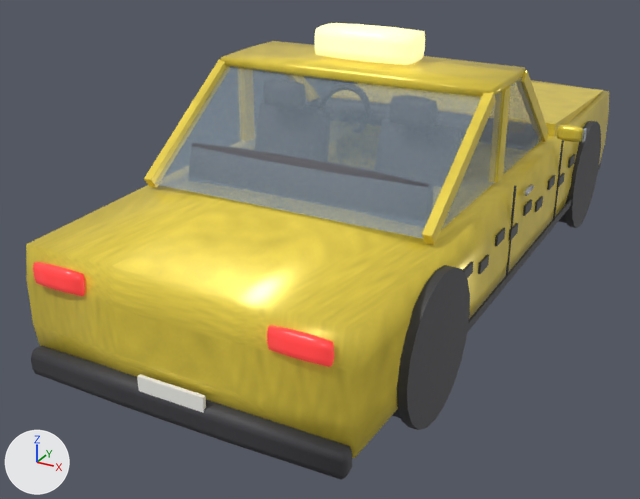
A saved change to the glTF model models/taxi.glb.
Rendered twice from a 50 mm lens placed at (2.19, -4.9, 1.74), pointed at (-0.27, -0.43, -0.5). Lighting does not change. The marker at lower left points along +X, +Y and +Z. The older version comes first. Where no turn or scale is listed for an object, it has been applied to the vertices. Vertices at exactly the same position are counted once.

Objects in the first picture: 'taxi_body'.
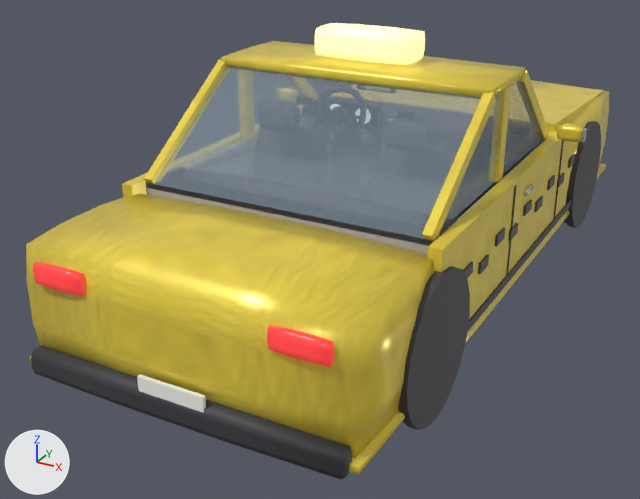
Where the change shows, as pixel boxes (x1, y1, x2, y2) in the pictures (640 x 499 px; the box of a moved part takes in the faces that stretch with it):
part 1 of me_taxi, added: after (122, 172, 148, 197)
part 2 of me_taxi, added: after (427, 123, 575, 337)
part 3 of me_taxi, added (mostly hidden): after (457, 141, 544, 220)
part 4 of me_taxi, moved or reshaped (not visible afterwards): before (191, 143, 429, 187)
part 5 of me_taxi, added (mostly hidden): after (509, 140, 542, 170)
part 6 of me_taxi, built on: before (28, 135, 605, 457); after (28, 90, 606, 475)
part 7 of me_taxi, surface changed: before (531, 81, 606, 199); after (531, 81, 606, 123)

The change, as a list of edits to the scene's bpy script:
```text
Add mat_dial:
    mat_dial = principled_material('dial')
    mat_dial.base_color = (0.95, 0.95, 0.9)  # white #f9f9f3
    mat_dial.roughness = 0.4
    mat_dial.emission_color = (0.3, 0.4, 0.5)  # greyish blue #95aabc
    mat_dial.emission_strength = 1.0
Add mat_cluster:
    mat_cluster = principled_material('cluster')
    mat_cluster.base_color = (0.05, 0.05, 0.06)  # dark grey #3f3f45
Add mat_headliner:
    mat_headliner = principled_material('headliner')
    mat_headliner.base_color = (0.78, 0.76, 0.72)  # white #e5e2dd
    mat_headliner.roughness = 0.9
Add mat_interior:
    mat_interior = principled_material('interior')
    mat_interior.base_color = (0.55, 0.52, 0.48)  # light grey #c4bfb8
    mat_interior.roughness = 0.8
Add mat_radio_screen:
    mat_radio_screen = principled_material('radio_screen')
    mat_radio_screen.base_color = (0.2, 0.5, 0.9)  # blue #7cbcf3
    mat_radio_screen.roughness = 0.3
    mat_radio_screen.emission_color = (0.12, 0.3, 0.54)  # blue #6195c2
    mat_radio_screen.emission_strength = 1.0
Add mat_carpet:
    mat_carpet = bpy.data.materials.new('carpet')
    # colours: dark grey #616165
    # uses the picture img_noise
Add mat_knob:
    mat_knob = bpy.data.materials.new('knob')
    # colours: dark grey #3f3f3f
    # uses the picture img_brushed
Add mat_needle:
    mat_needle = principled_material('needle')
    mat_needle.base_color = (1.0, 0.3, 0.1)  # orange #ff9559
    mat_needle.roughness = 0.4
    mat_needle.emission_color = (0.8, 0.24, 0.08)  # orange #e78650
    mat_needle.emission_strength = 1.0
Change me_taxi:
    used by ob_taxi_body; location = (0.0, 0.0, 0.0)
    remove me_taxi.from_pydata(...)  # 2584 vertices, 4728 faces; spans x -1.09..1.09, y -2.3..2.3, z -0.75..0.88
    add me_taxi.from_pydata(...)  # 3363 vertices, 6118 faces; spans x -1.09..1.09, y -2.3..2.3, z -0.75..0.88
    me_taxi part 1: a new loose piece, a box spanning x -0.92..-0.85, y -1.45..0.9, z -0.515..0.145, in mat_paint
    me_taxi part 2: a new loose piece, a box spanning x 0.85..0.92, y -1.45..0.9, z -0.515..0.145, in mat_paint
    me_taxi part 3: a new loose piece, a box spanning x 0.82..0.85, y -1.3..0.75, z -0.485..0.115, in mat_interior (light grey #c4bfb8)
    me_taxi part 4: the loose piece of 56 vertices spanning x -0.72..0.72, y -1.2..-1.02, z -0.17..0.32 is moved by (0.0, -0.08, -0.13)
    me_taxi part 5: the loose piece of 56 vertices spanning x -0.8..0.8, y 0.28..0.58, z 0.0..0.22 is copied, and the copy is scaled about its middle by (1.02, 1.42, 1.18), then moved by (0.0, 0.02, -0.03); it spans x -0.81..0.81, y 0.24..0.66, z -0.05..0.22
    me_taxi part 6: 8 vertices moved from x -0.92..0.92, y 0.75, z -0.33..0.14 to x -0.92..0.92, y 1.77, z -0.33..0.14; 12 vertices removed from x -0.92..0.92, y -0.75..0.75, z -0.53..0.14; 533 vertices added at x -0.92..0.92, y -2.25..2.25, z -0.56..0.56
    me_taxi part 7: 15 kept faces spanning x -0.92..0.92, y 1.77..2.21, z -0.51..0.14 get new texture (UV) coordinates
    other edits to the shape of me_taxi do not show in these pictures
    add me_taxi.materials.append(mat_interior)  # light grey #c4bfb8
    add me_taxi.materials.append(mat_carpet)
    add me_taxi.materials.append(mat_headliner)  # white #e5e2dd
    add me_taxi.materials.append(mat_cluster)  # dark grey #3f3f45
    add me_taxi.materials.append(mat_dial)  # white #f9f9f3, glowing greyish blue #95aabc
    add me_taxi.materials.append(mat_needle)  # orange #ff9559, glowing orange #e78650
    add me_taxi.materials.append(mat_radio_screen)  # blue #7cbcf3, glowing blue #6195c2
    add me_taxi.materials.append(mat_knob)
```
